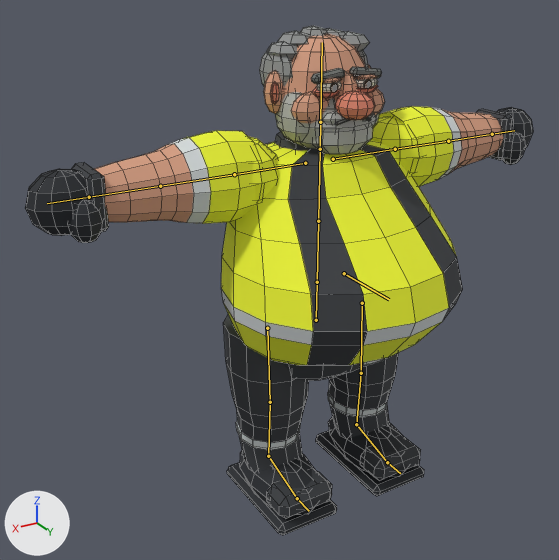
The Blender file ArtSource/Characters/Viggo/SRC_Viggo.blend as it was, and as the next commit left it.
The view is the same before and after, from a camera (50 mm lens) standing at (1.419, 2.105, 1.886) and looking at (0.172, 0.025, 0.846). Every picture has the same lights, and +X, +Y and +Z are marked at lower left. The older version comes first. The bones that bend it are drawn over the model as lines. Mesh edges are drawn as thin lines.

Objects in the first picture: 'Viggo'.
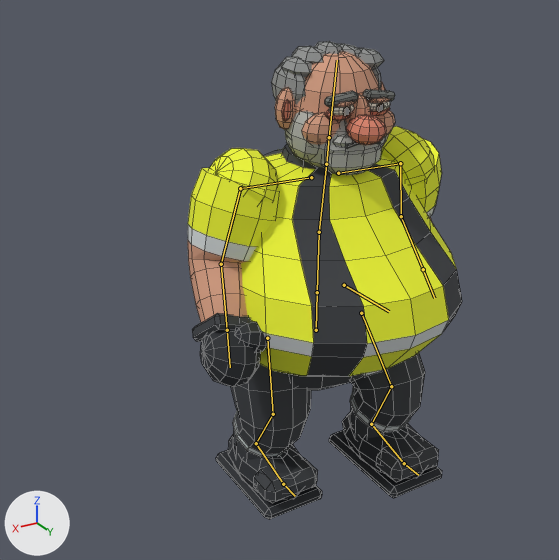
The newer file adds an action. The first version stands in its rest pose; the second is drawn at frame 3 of the action 'Run'.

Boxes [x1, y1, x2, y2] around the edits, measured in the pictures (559 x 560 px):
'Viggo', posed (46% narrower, 6% shorter)
    before: [25, 25, 533, 535]
    after: [188, 41, 462, 519]
bone 'Hips', root to tip
    before: (316, 320) to (317, 282)
    after: (316, 330) to (317, 292)
bone 'Chest', root to tip
    before: (318, 221) to (320, 149)
    after: (319, 232) to (326, 164)
bone 'LeftUpperArm', root to tip
    before: (395, 149) to (448, 141)
    after: (400, 163) to (401, 216)
bone 'LeftLowerArm', root to tip
    before: (448, 141) to (492, 134)
    after: (401, 216) to (423, 269)
bone 'RightUpperArm', root to tip
    before: (234, 174) to (160, 186)
    after: (240, 188) to (221, 264)
bone 'RightLowerArm', root to tip
    before: (160, 186) to (89, 197)
    after: (221, 264) to (227, 330)
bone 'LeftUpperLeg', root to tip
    before: (362, 303) to (361, 373)
    after: (361, 313) to (391, 386)
bone 'LeftLowerLeg', root to tip
    before: (361, 373) to (356, 424)
    after: (391, 386) to (371, 424)
bone 'LeftFoot', root to tip
    before: (356, 424) to (387, 462)
    after: (371, 424) to (404, 463)
bone 'RightUpperLeg', root to tip
    before: (267, 328) to (270, 402)
    after: (267, 338) to (273, 414)
bone 'RightLowerLeg', root to tip
    before: (270, 402) to (268, 456)
    after: (273, 414) to (256, 443)
bone 'RightFoot', root to tip
    before: (268, 456) to (297, 498)
    after: (256, 443) to (283, 484)

What the commit changed:
Bone 'Hips' (bone_hips) moves from (0.0, 0.0, 0.0) to (0.0, -0.041, 0.0).
Bone 'Chest' (bone_chest) turns from (0, 0, 0) to (-7, 0, 0) degrees about its own x, y and z.
Bone 'LeftUpperArm' (bone_leftupperarm) turns from (0, 0, 0) to (-72, 8, 0) degrees about its own x, y and z.
Bone 'LeftLowerArm' (bone_leftlowerarm) turns from (0, 0, 0) to (0, 0, -38) degrees about its own x, y and z.
Bone 'RightUpperArm' (bone_rightupperarm) turns from (0, 0, 0) to (-72, 8, 0) degrees about its own x, y and z.
Bone 'RightLowerArm' (bone_rightlowerarm) turns from (0, 0, 0) to (0, 0, 38) degrees about its own x, y and z.
Bone 'LeftUpperLeg' (bone_leftupperleg) turns from (0, 0, 0) to (40, 0, 0) degrees about its own x, y and z.
Bone 'LeftLowerLeg' (bone_leftlowerleg) turns from (0, 0, 0) to (-61, 0, 0) degrees about its own x, y and z.
Bone 'LeftFoot' (bone_leftfoot) turns from (0, 0, 0) to (22, 0, 0) degrees about its own x, y and z.
Bone 'RightUpperLeg' (bone_rightupperleg) turns from (0, 0, 0) to (4, 0, 0) degrees about its own x, y and z.
Bone 'RightLowerLeg' (bone_rightlowerleg) turns from (0, 0, 0) to (-33, 0, 0) degrees about its own x, y and z.
Bone 'RightFoot' (bone_rightfoot) turns from (0, 0, 0) to (29, 0, 0) degrees about its own x, y and z.
